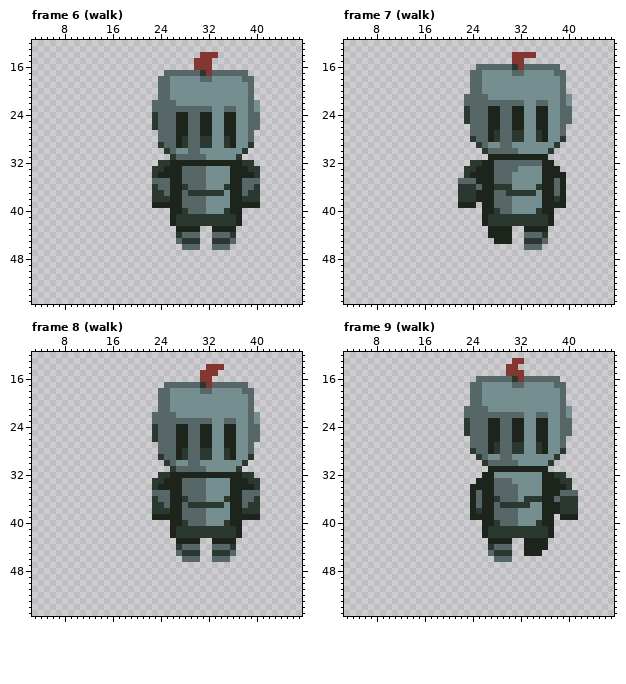
Pixel-art file, stored at Dimension Deck/Assets/Sprites/player/knight/down-knight.aseprite. That is the earlier state.
64x64 pixels, 17 frames. Colours within 5 levels of each other are drawn and written as one. Shown: frame 6 (walk): x 3..47, y 12..55; frame 7 (walk): x 3..47, y 12..55; frame 8 (walk): x 3..47, y 12..55; frame 9 (walk): x 3..47, y 12..55. The commit also changed other frames, which this record leaves out.
And afterwards:
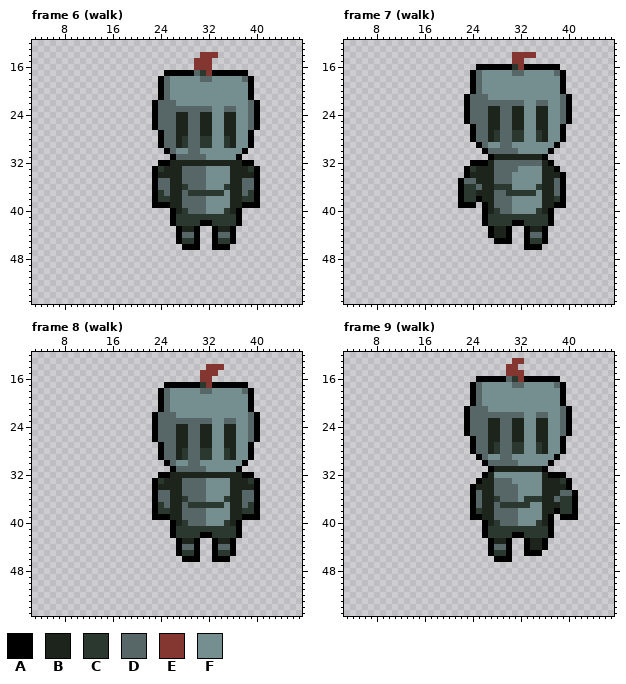
Palette (. is transparent): A #000000  B #1d241b  C #2b382f  D #576667  E #843730  F #758e90
Diff:
Changed rows in their new state; - is an unchanged pixel.
Frame 6 (walk):
first column x 23:
17 --AAAAA---AAAAAA--
18 -A--------------A-
19 -A--------------A-
20 -A--------------A-
21 -A--------------A-
22 A----------------A
23 A----------------A
24 A----------------A
25 A----------------A
26 A----------------A
27 -A--------------A-
28 -A--------------A-
29 -A--------------A-
30 --A------------A--
31 ---A----------A---
32 -AA------------AA-
33 A----------------A
34 A----------------A
35 A----------------A
36 A----------------A
37 A----------------A
38 A----------------A
39 AAA------------AAA
40 ---A----------A---
41 ---A----------A---
42 ---A----AA----A---
43 ----A--A--A--A----
44 ----A--A--A--A----
45 ----A--A--A--A----
46 -----AAA--AAA-----
Frame 7 (walk):
first column x 22:
16 ---AAAAAA--AAAAAA--
17 --A--------------A-
18 --A--------------A-
19 --A--------------A-
20 --A--------------A-
21 -A----------------A
22 -A----------------A
23 -A----------------A
24 -A----------------A
25 -A----------------A
26 --A--------------A-
27 --A--------------A-
28 --A--------------A-
29 ---A------------A--
30 ----A----------A---
31 -----A--------A----
32 --AAA----------A---
33 -A--------------A--
34 -A---------------A-
35 A----------------A-
36 A----------------A-
37 A----------------A-
38 A--A-------------A-
39 AAA-A-----------AA-
40 ----A----------A---
41 ----A----------A---
42 ----A----AA----A---
43 -----A--A--A--A----
44 -----A--A--A--A----
45 ------AAA--A--A----
46 -----------AAA-----
Frame 8 (walk):
first column x 23:
17 --AAAAAA--AAAAAA--
18 -A--------------A-
19 -A--------------A-
20 -A--------------A-
21 -A--------------A-
22 A----------------A
23 A----------------A
24 A----------------A
25 A----------------A
26 A----------------A
27 -A--------------A-
28 -A--------------A-
29 -A--------------A-
30 --A------------A--
31 ---A----------A---
32 -AA------------AA-
33 A----------------A
34 A----------------A
35 A----------------A
36 A----------------A
37 A----------------A
38 A----------------A
39 AAA------------AAA
40 ---A----------A---
41 ---A----------A---
42 ---A----AA----A---
43 ----A--A--A--A----
44 ----A--A--A--A----
45 ----A--A--A--A----
46 -----AAA--AAA-----
Frame 9 (walk):
first column x 23:
16 --AAAAA---AAAAAA---
17 -A--------------A--
18 -A--------------A--
19 -A--------------A--
20 -A--------------A--
21 A----------------A-
22 A----------------A-
23 A----------------A-
24 A----------------A-
25 A----------------A-
26 -A--------------A--
27 -A--------------A--
28 -A--------------A--
29 --A------------A---
30 ---A----------A----
31 ----A--------A-----
32 ---A----------AAA--
33 --A--------------A-
34 -A---------------A-
35 -A----------------A
36 -A----------------A
37 -A----------------A
38 -A-------------A--A
39 -AA-----------A-AAA
40 ---A----------A----
41 ---A----------A----
42 ---A----AA----A----
43 ----A--A--A--A-----
44 ----A--A--A--A-----
45 ----A--A--AAA------
46 -----AAA-----------
Pixel boxes of the changes (left, top, right, bottom) in both pictures:
changed: (152, 70, 260, 250)
changed: (458, 64, 572, 250)
changed: (152, 382, 260, 562)
changed: (464, 376, 578, 562)
